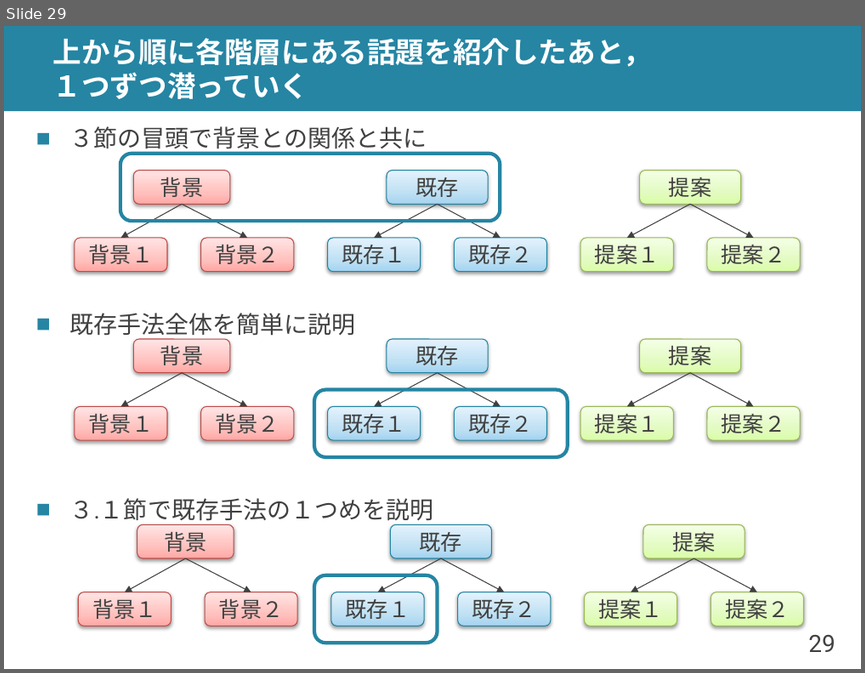
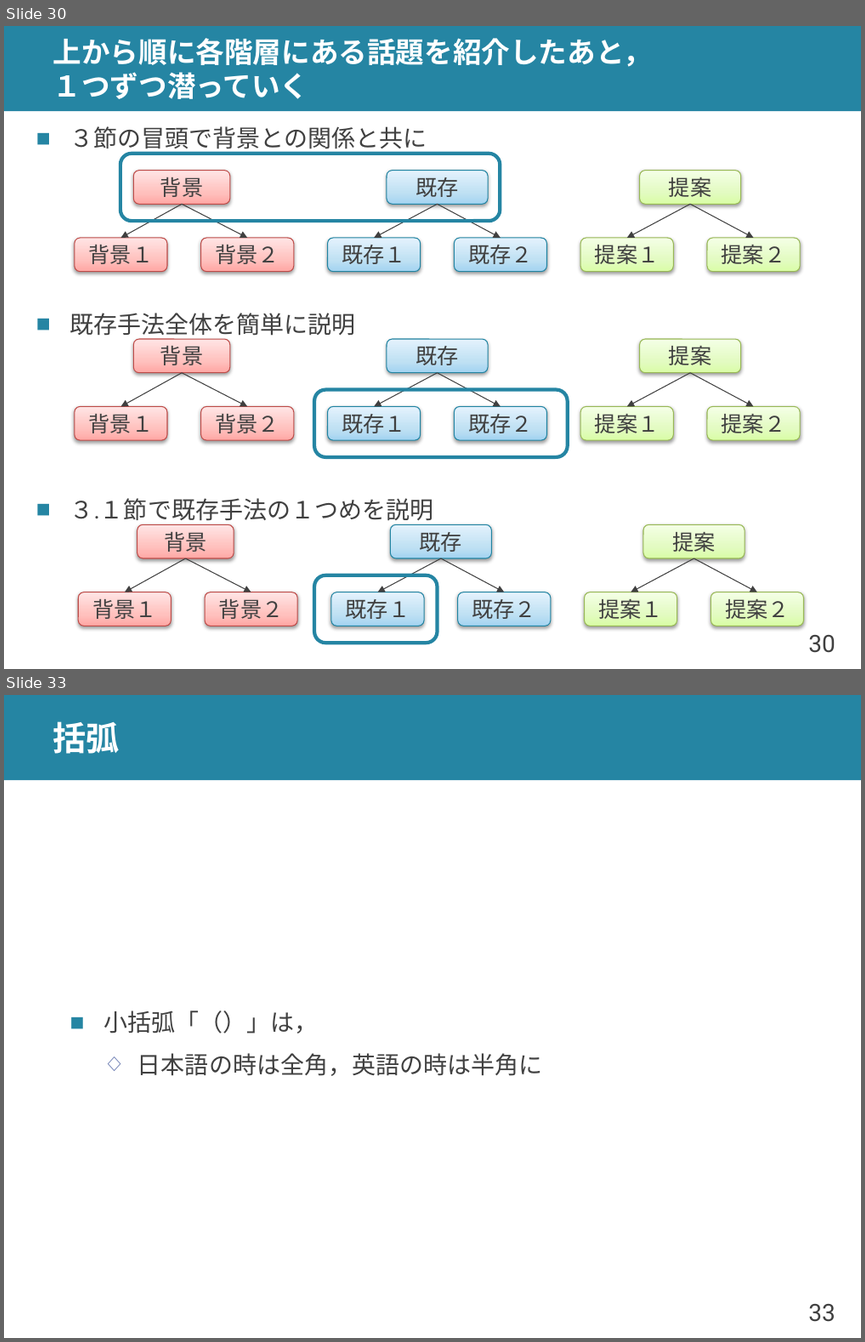
Before and after one commit to shioya-lab/how-to, a slide deck: writing.pptx. Shown one above the other, each under a label of ours: slide 29 before the commit, slides 30 and 33 after it; the slides between them are not shown. The pictures are 865x673 and 865x1342 pixels, drawn with LibreOffice and Linux fonts; fonts in the diff are those of the drawing. Boxes give left, top, right and bottom in pixels: in the first picture for what was removed or moved away, otherwise in the second. Text is boxed around its words. In the diff, an @@ line names an element or a change of style, - is before the commit and + after.

```diff
--- a/writing.pptx
+++ b/writing.pptx
@@ slide 33 added at [4,695,861,1338], background #FFFFFF; not listed: 2 template elements that a slide beside it also shows @@
@@ title added at [53,721,120,754], 28 pt, text #FFFFFF, bold @@
+括弧
@@ text added at [103,1010,543,1076], 20 pt, text #404040 @@
+■ 小括弧「（）」は，
+  ◇ 日本語の時は全角，英語の時は半角に
@@ what was slide 29 is now slide 30 @@
@@ page number at [808,635,834,652]: text changed @@
-29
+30
```
Also in this commit, not shown: 1 slide changed, 3 other slides added.
